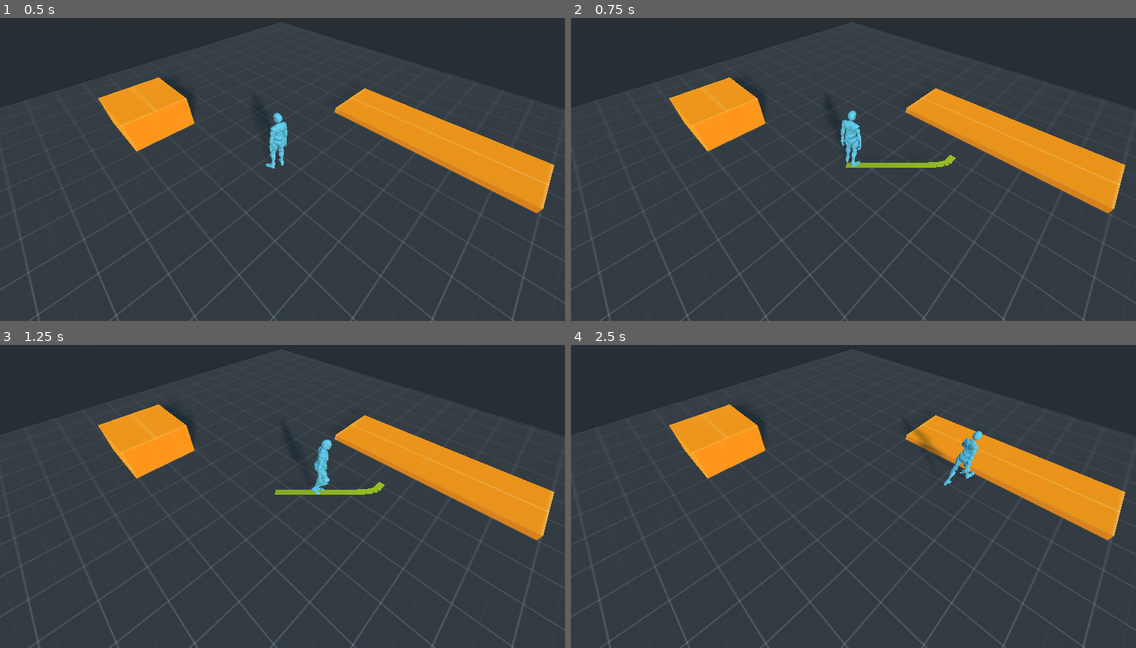
Above: before the commit, frames 1-4 (two rows, left to right).
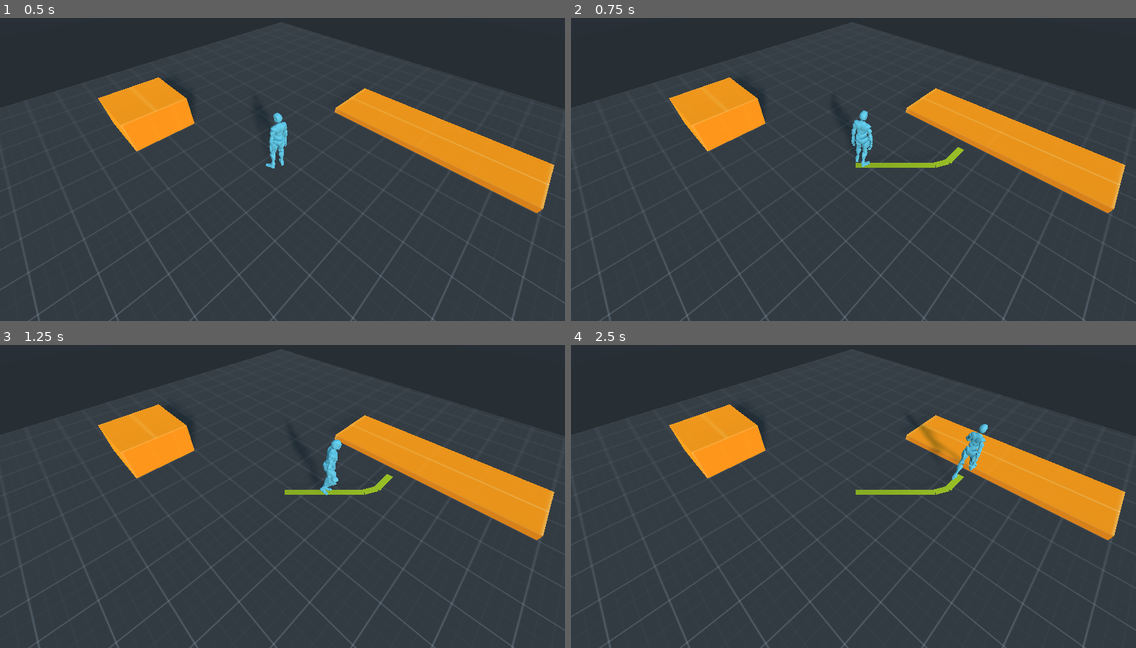
Above: after the commit, the same moments.

Repository: Disablak/SteampunkTactics
Game: Godot game, scene res://scenes/Main.tscn
Two runs of this game, one before a commit and one after it. Both use one fixed random seed, a clock stepped at 60 frames per second and the inputs below.
Inputs (mouse positions are in pixels of both pictures, inside the frame that each line leads up to):
- Up to frame 1 (0.5 s): no input
- Up to frame 2 (0.75 s): tap Enter at 0.5 s; move the mouse to (977, 139) at 0.52 s; click (977, 139) at 0.67 s
- Up to frame 3 (1.25 s): no input
- Up to frame 4 (2.5 s): move the mouse to (740, 499) at 1.27 s; click (740, 499) at 1.42 s; move the mouse to (910, 408) at 2.02 s; click (910, 408) at 2.17 s

Frame 1 is identical in both runs. In frame 2, 0.7% of the frame differs, in the area x 47-70%, y 30-50%; in frame 3, 0.7%; in frame 4, 1.1%, in the area x 50-74%, y 25-50%.

Commit message:
update smooth move

Diff:
--- a/scenes/Main.tscn
+++ b/scenes/Main.tscn
@@ -7,12 +7,6 @@
 [ext_resource path="res://scripts/PathfindingSystem.gd" type="Script" id=5]
 [ext_resource path="res://addons/my_draw_line_3d/MyDrawLine3D.gd" type="Script" id=6]
 [ext_resource path="res://scripts/SmoothLine.gd" type="Script" id=7]
-
-[sub_resource type="Curve3D" id=10]
-_data = {
-"points": PoolVector3Array(  ),
-"tilts": PoolRealArray(  )
-}
 
 [sub_resource type="BoxShape" id=1]
 
@@ -50,9 +44,6 @@
 
 [node name="SmoothLine" type="Spatial" parent="Level"]
 script = ExtResource( 7 )
-
-[node name="Path" type="Path" parent="Level"]
-curve = SubResource( 10 )
 
 [node name="DirectionalLight" type="DirectionalLight" parent="Level"]
 transform = Transform( 0.502835, 0.7379, -0.450179, -0.621857, 0.670557, 0.404534, 0.600376, 0.0765329, 0.796047, -8.73829, 6.87771, 9.37318 )
--- a/scripts/PlayerController.gd
+++ b/scripts/PlayerController.gd
@@ -32,14 +32,8 @@
 func _on_Floor_input_event(_camera: Node, event: InputEvent, position: Vector3, _normal: Vector3, _shape_idx: int) -> void:
 	if event is InputEventMouseButton and event.pressed and not tween_move.is_active():
 		var points = pathfinding_system.find_path(player.global_transform.origin, position)
-
-		path.curve.clear_points()
-		for point in points:
-			path.curve.add_point(point)
-
-		var new_points = smooth_line.make_points_smooth(path)
-
-		move_via_points(new_points)
+		var my_smooth = smooth_line.my_smooth(points)
+		move_via_points(my_smooth)
 
 
 func _on_Player_on_player_reach_target() -> void:
--- a/scripts/SmoothLine.gd
+++ b/scripts/SmoothLine.gd
@@ -1,4 +1,7 @@
 extends Spatial
+
+
+const SEGMENT_COUNT := 10
 
 
 func make_points_smooth(path: Path) -> PoolVector3Array:
@@ -44,7 +47,27 @@
 	return result
 
 
-func _quadratic_bezier(p0: Vector3, p1: Vector3, p2: Vector3, t: float):
+func my_smooth(points: PoolVector3Array) -> PoolVector3Array:
+	if (points.size() == 2):
+		return points
+
+	var result: PoolVector3Array = []
+
+	var p0 = points[0]
+	for i in range(1, points.size(), 2):
+		var p1 = points[i]
+		var p2 = points[i+1] if i < points.size() - 1  else points[i]
+
+		for j in range(1, SEGMENT_COUNT):
+			var t: float = 1.0 / SEGMENT_COUNT * j
+			result.push_back(_quadratic_bezier(p0, p1, p2, t) )
+
+		p0 = p2
+
+	return result
+
+
+func _quadratic_bezier(p0: Vector3, p1: Vector3, p2: Vector3, t: float) -> Vector3:
 	var q0 = p0.linear_interpolate(p1, t)
 	var q1 = p1.linear_interpolate(p2, t)
 
Not shown: 1 places in scenes/Main.tscn that only renumber resources
